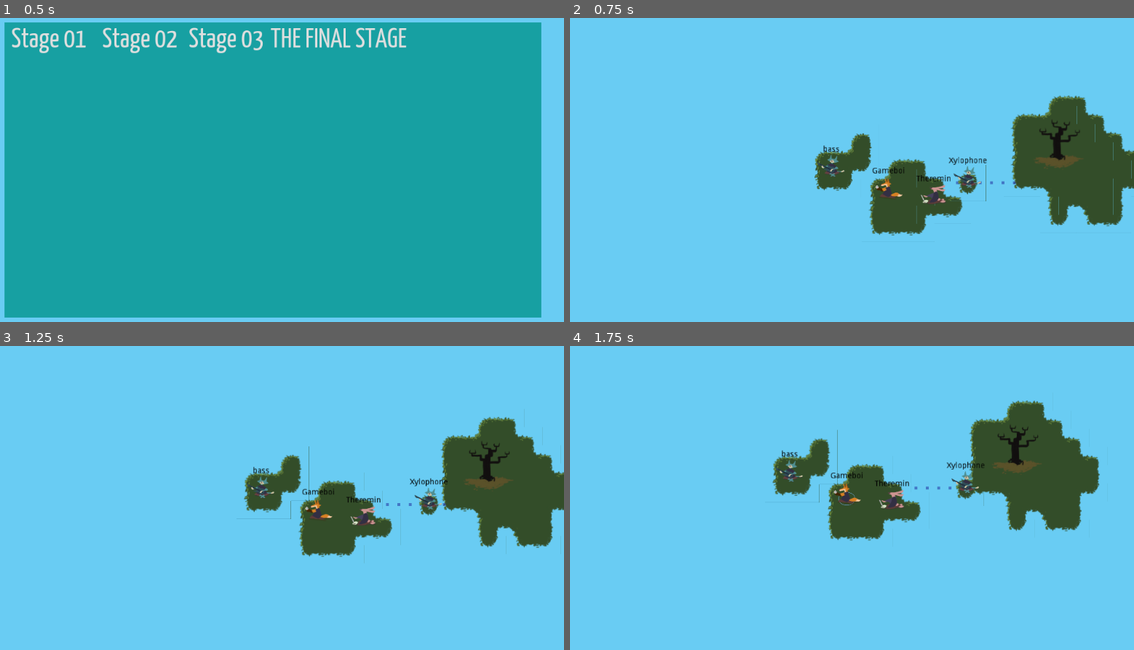
Above: before the commit, frames 1-4 (two rows, left to right).
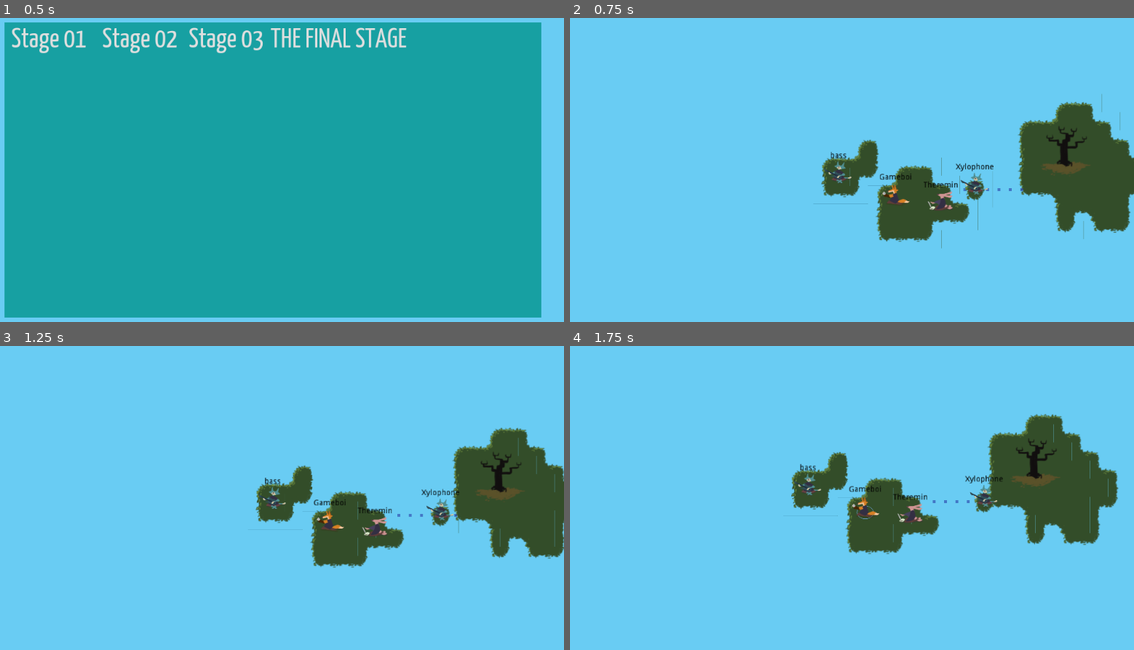
Above: after the commit, the same moments.

Repository: uspgamedev/skyjammers
Game: Godot game, scene res://menus/stage-selector/main.tscn
Two runs of this game, one before a commit and one after it. Both use one fixed random seed, a clock stepped at 60 frames per second and the inputs below. Sound files missing from this copy of the repository are replaced by a short silence.
Inputs:
- Up to frame 1 (0.5 s): no input
- Up to frame 2 (0.75 s): click "Stage 01" at 0.5 s
- Up to frame 3 (1.25 s): no input
- Up to frame 4 (1.75 s): tap Enter (ui_accept) at 1.25, 1.52 s; hold Space (action_play) from 1.28 s (still down)

Frame 1 is identical in both runs. In frame 2, 6.2% of the frame differs, in the area x 43-100%, y 25-76%; in frame 3, 8.0%; in frame 4, 9.7%, in the area x 35-98%, y 17-69%.

Commit message:
Fix soundwave position

Diff:
--- a/game/menus/stage-selector/main.tscn
+++ b/game/menus/stage-selector/main.tscn
@@ -6,7 +6,7 @@
 [ext_resource path="res://stages/stage03.tscn" type="PackedScene" id=4]
 [ext_resource path="res://test/TheFinalStage.tscn" type="PackedScene" id=5]
 
-[node name="StageSelector" type="Control" index="0"]
+[node name="StageSelector" type="Control"]
 
 anchor_left = 0.0
 anchor_top = 0.0
--- a/game/stages/base.tscn
+++ b/game/stages/base.tscn
@@ -4,10 +4,13 @@
 [ext_resource path="res://input/input.tscn" type="PackedScene" id=2]
 [ext_resource path="res://audio/AudioManager.tscn" type="PackedScene" id=3]
 
-[node name="Stage" type="Node2D"]
+[node name="Stage" type="Node2D" index="0"]
 
-position = Vector2( 21.1771, 19.5481 )
 script = ExtResource( 1 )
+_sections_unfolded = [ "Transform" ]
+__meta__ = {
+"_edit_lock_": true
+}
 initial_bard_path = null
 riff_set = 0
 
